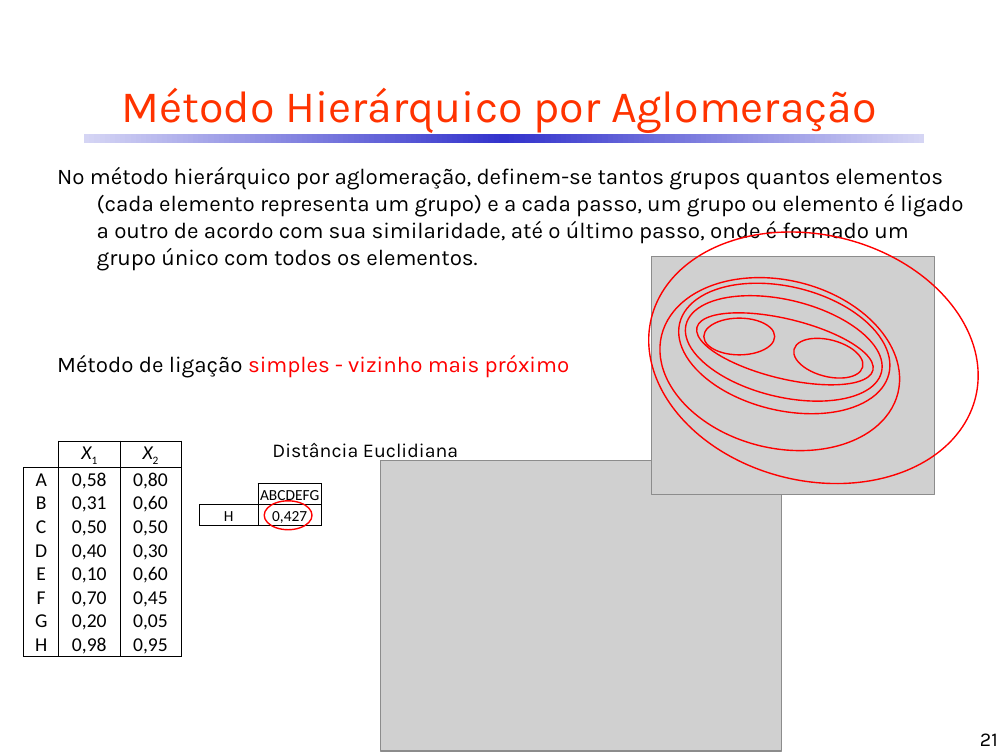
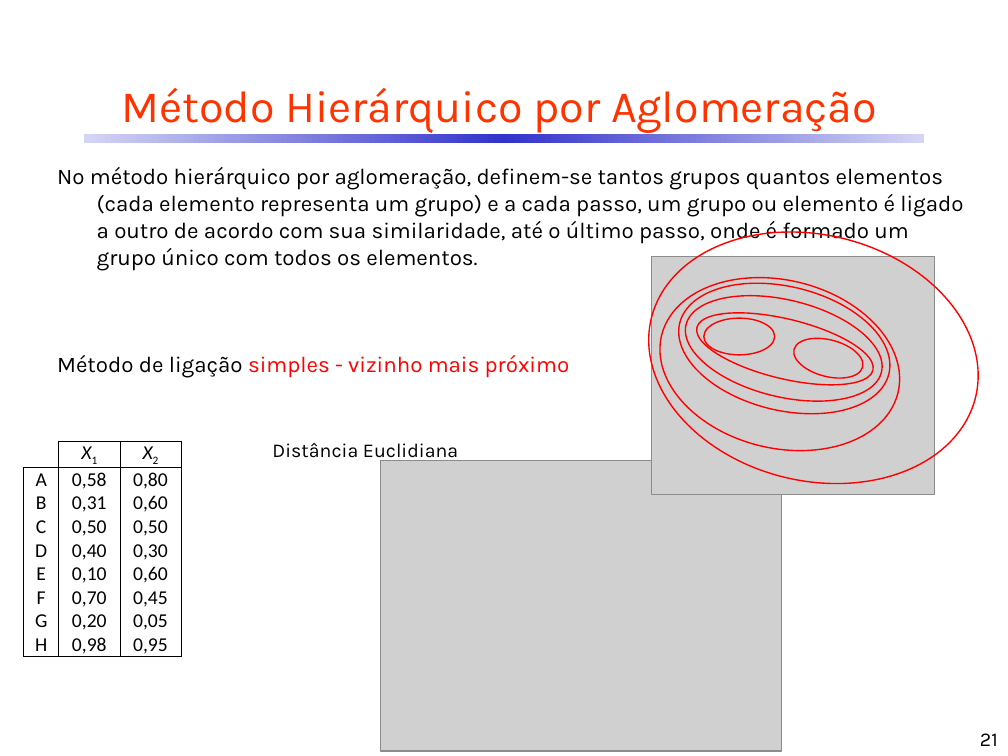
Before and after one commit to CDRenno/Estatistica, a slide deck: slide 21 of ppt/13AAgrup.pptx. Drawn at 1008x756 pixels with LibreOffice and Linux fonts; fonts in the diff are those of the drawing; grey boxes stand for pictures. Boxes give left, top, right and bottom in pixels: in the first picture for what was removed or moved away, otherwise in the second. Text is boxed around its words. In the diff, an @@ line names an element or a change of style, - is before the commit and + after.

```diff
--- a/ppt/13AAgrup.pptx
+++ b/ppt/13AAgrup.pptx
@@ rectangle added at (195,467,330,536), fill #FFFFFF @@
@@ table removed at (200,484,322,530), 2 rows, 2 columns @@
- | ABCDEFG
-H | 0,427
@@ ellipse removed at (264,501,311,530) @@
```
Also in this commit, not shown: 17 other slides changed, 1 other file.
